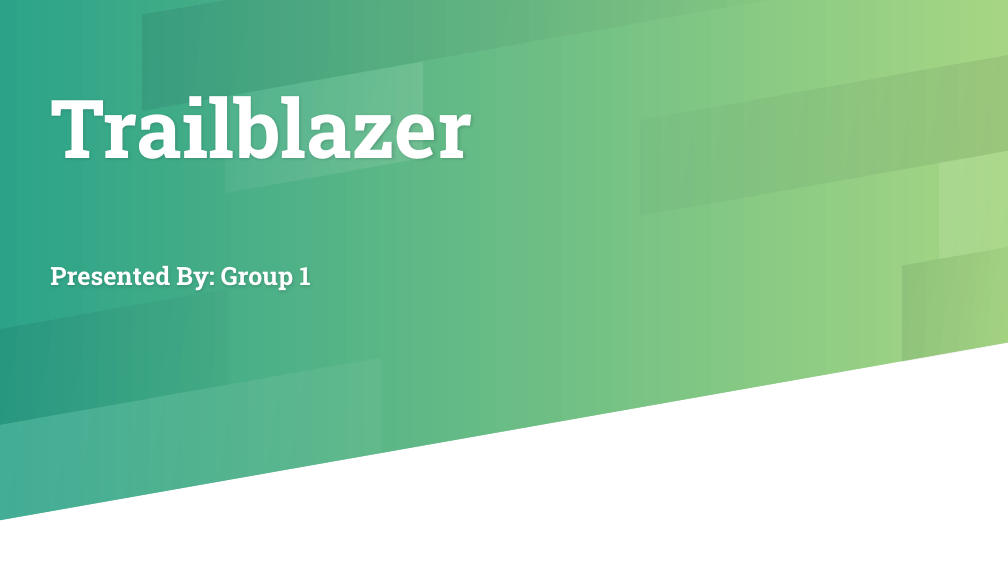
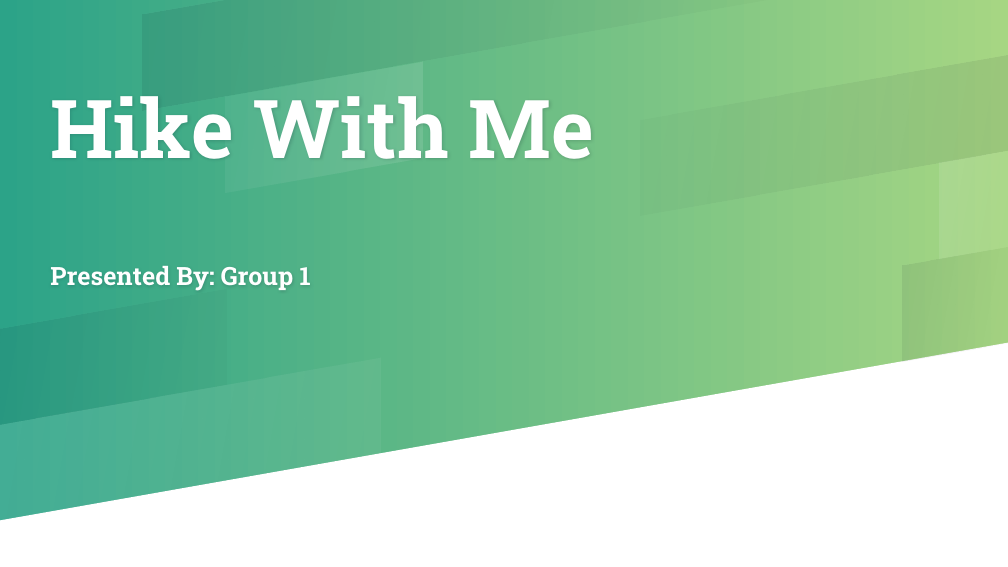
Before and after one commit to Challett1129/Group1-Project, a slide deck: slide 1 of assets/Presentation/Group-1-Presentation-Slides v3.pptx. Drawn at 1008x567 pixels with LibreOffice and Linux fonts; fonts in the diff are those of the drawing. Boxes give left, top, right and bottom in pixels: in the first picture for what was removed or moved away, otherwise in the second. Text is boxed around its words. In the diff, an @@ line names an element or a change of style, - is before the commit and + after.

Commit message:
presentation update

```diff
--- a/assets/Presentation/Group-1-Presentation-Slides v3.pptx
+++ b/assets/Presentation/Group-1-Presentation-Slides v3.pptx
@@ title at [50, 96, 594, 291]: text changed @@
-Trailblazer
-Presented By: Group 1
+Hike With Me
+Presented By: Group 1
```
Also in this commit, not shown: 2 other slides changed, 3 slides added, 30 slides removed.
